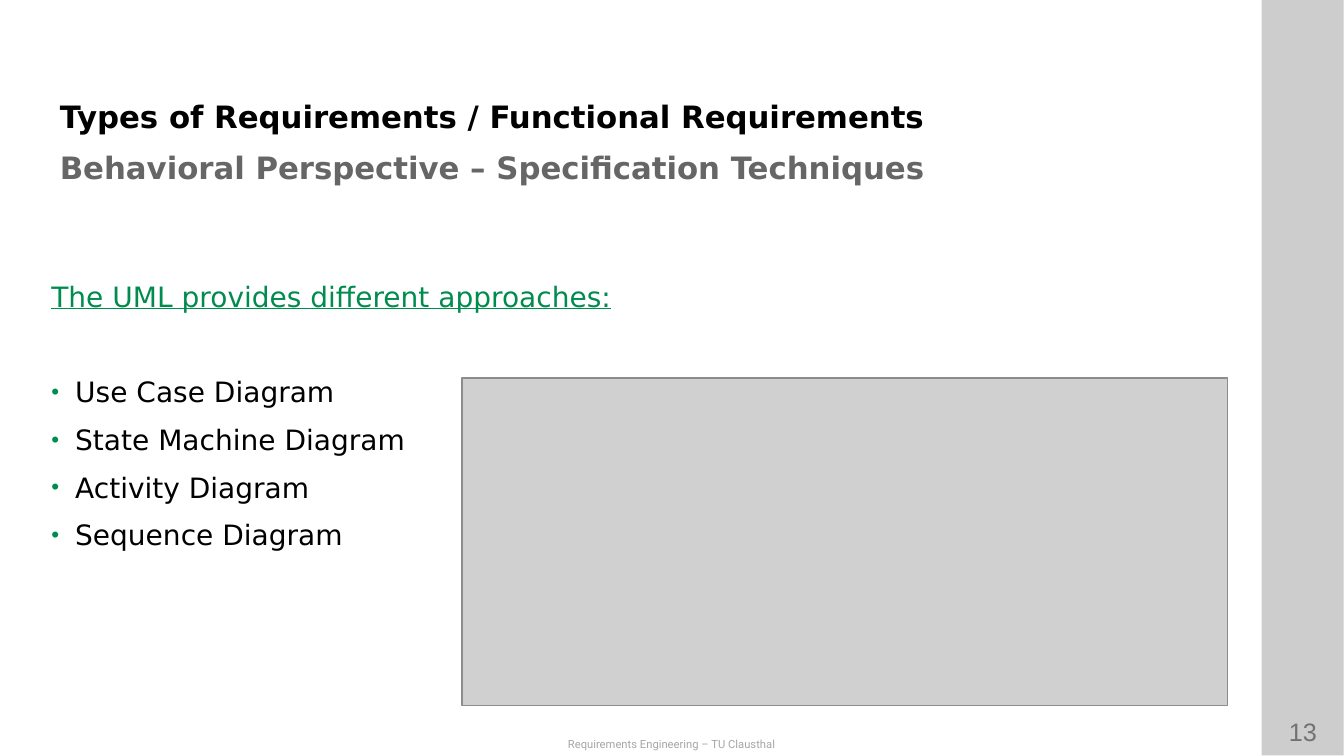
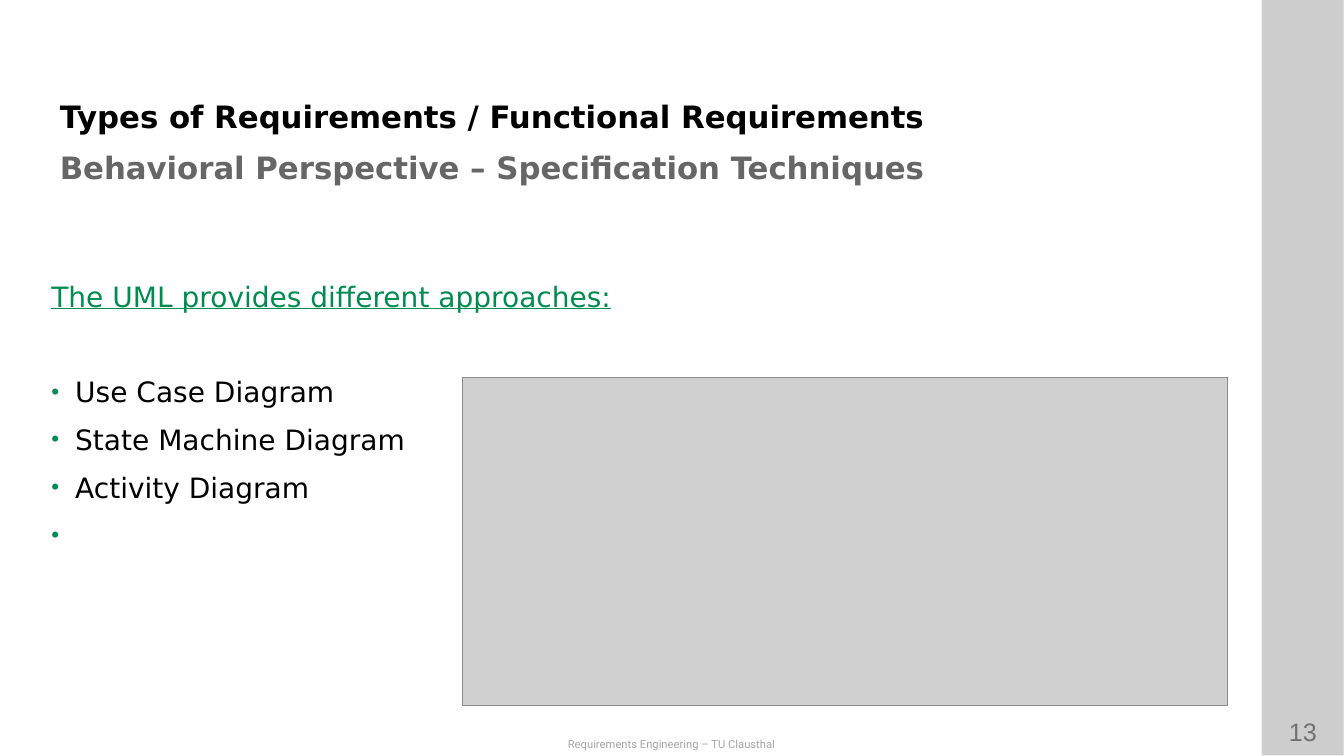
Before and after one commit to ETCE-LAB/teaching-material, a slide deck: slide 13 of Requirements-Engineering/RE-L04-Documentation--Part-2.pptx. Drawn at 1344x756 pixels with LibreOffice and Linux fonts; fonts in the diff are those of the drawing; grey boxes stand for pictures; background and template pictures are left out. Boxes give left, top, right and bottom in pixels: in the first picture for what was removed or moved away, otherwise in the second. Text is boxed around its words. In the diff, an @@ line names an element or a change of style, - is before the commit and + after.

```diff
--- a/Requirements-Engineering/RE-L04-Documentation--Part-2.pptx
+++ b/Requirements-Engineering/RE-L04-Documentation--Part-2.pptx
@@ text at (75,523,342,551): paragraph removed @@
-• Sequence Diagram
```
Also in this commit, not shown: 12 other slides changed, 1 other file.
